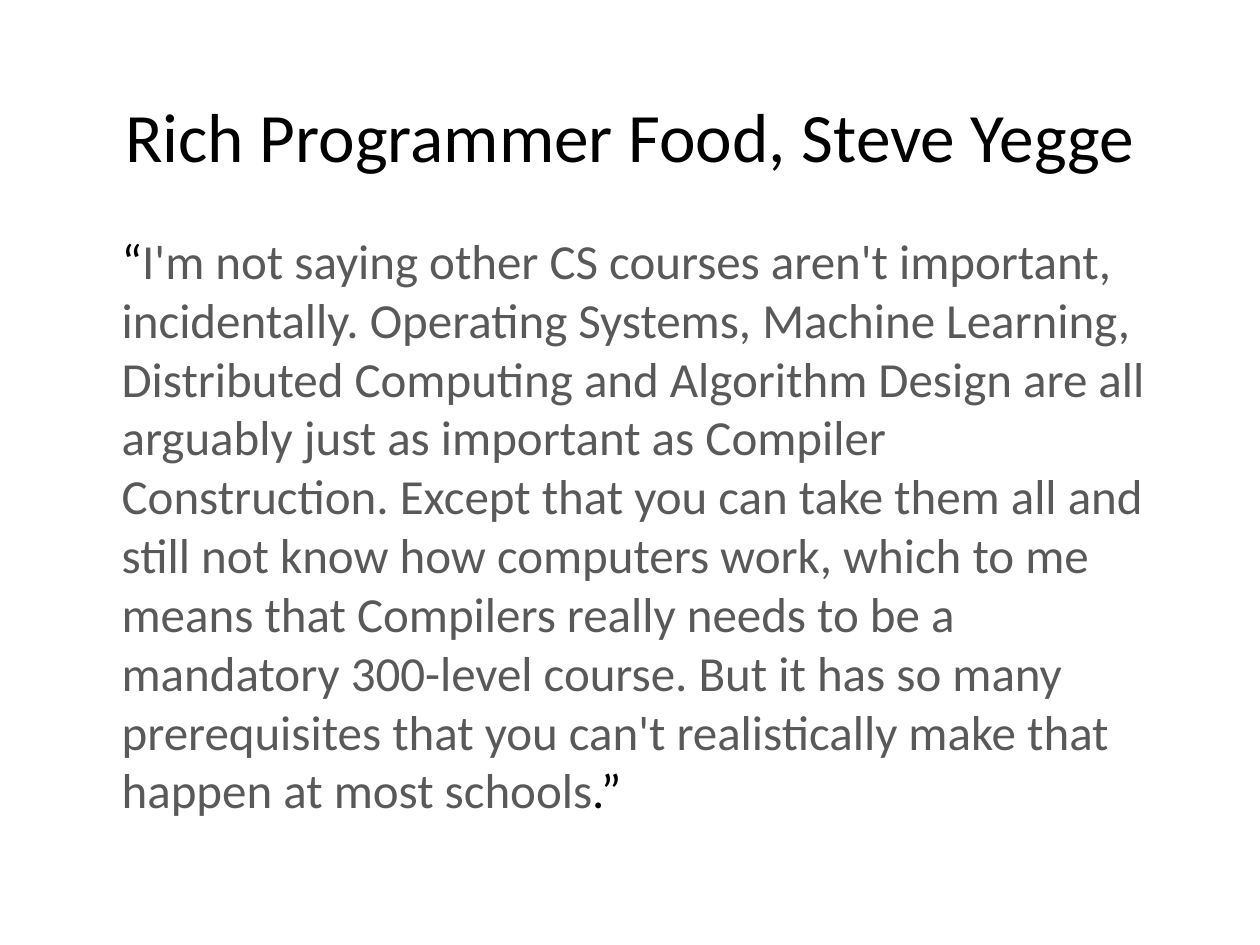
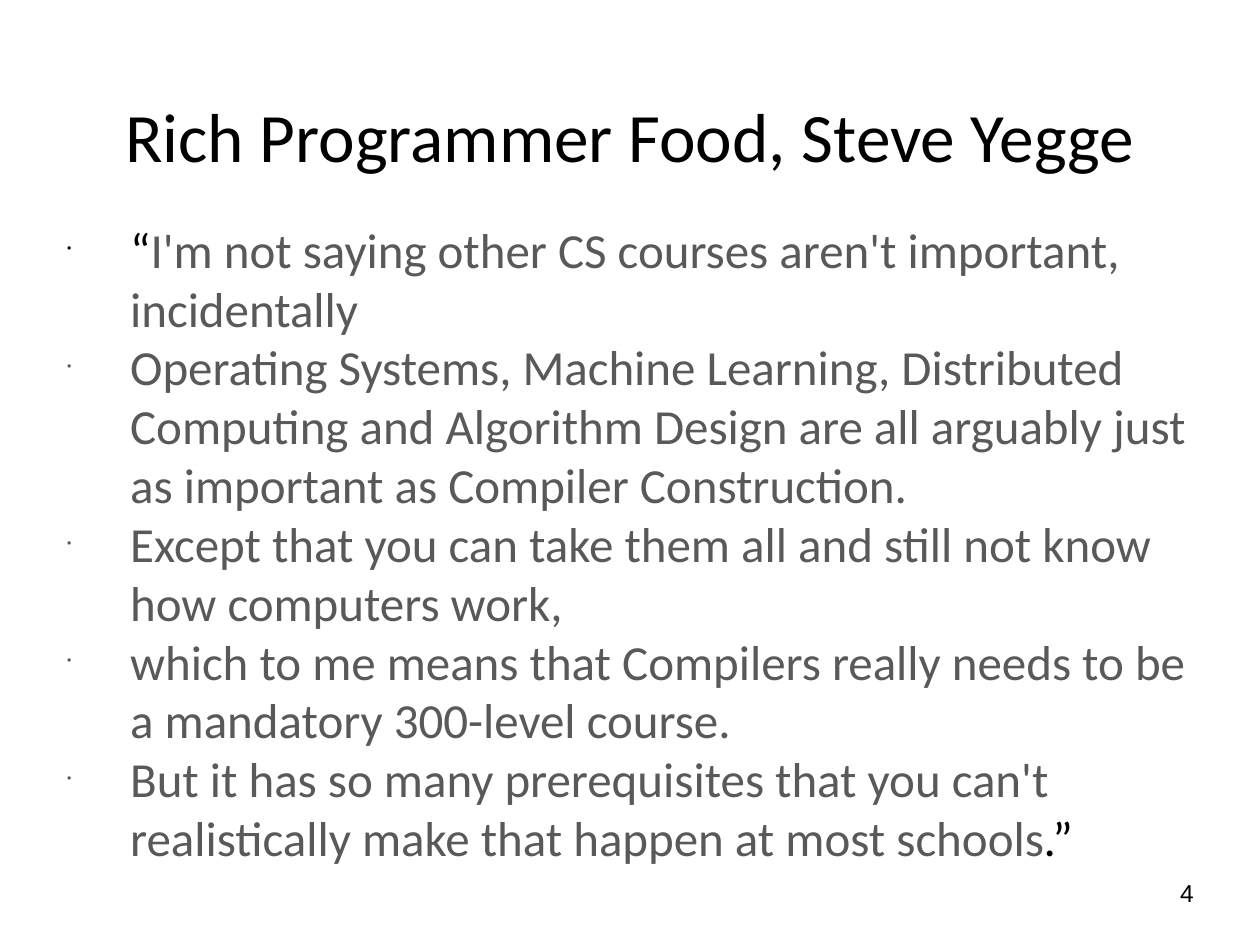
Before and after one commit to anoopsarkar/compilers-class, a slide deck: slide 4 of assets/ppt/intro/in1-evangelize-compilers.pptx. Drawn at 1260x945 pixels with LibreOffice and Linux fonts; fonts in the diff are those of the drawing. Boxes give left, top, right and bottom in pixels: in the first picture for what was removed or moved away, otherwise in the second. Text is boxed around its words. In the diff, an @@ line names an element or a change of style, - is before the commit and + after.

```diff
--- a/assets/ppt/intro/in1-evangelize-compilers.pptx
+++ b/assets/ppt/intro/in1-evangelize-compilers.pptx
@@ text at [130,233,1185,864]: text changed @@
-“I'm not saying other CS courses aren't important, incidentally. Operating Systems, Machine Learning, Distributed Computing and Algorithm Design are all arguably just as important as Compiler Construction. Except that you can take them all and still not know how computers work, which to me means that Compilers really needs to be a mandatory 300-level course. But it has so many prerequisites that you can't realistically make that happen at most schools.”
+• “I'm not saying other CS courses aren't important, incidentally
+• Operating Systems, Machine Learning, Distributed Computing and Algorithm Design are all arguably just as important as Compiler Construction.
+• Except that you can take them all and still not know how computers work,
+• which to me means that Compilers really needs to be a mandatory 300-level course.
+• But it has so many prerequisites that you can't realistically make that happen at most schools.”
@@ page number added at [1180,885,1194,902], 14 pt, text #000000 @@
+4
```
Also in this commit, not shown: 19 other slides changed, 1 slide added, 3 other files.
